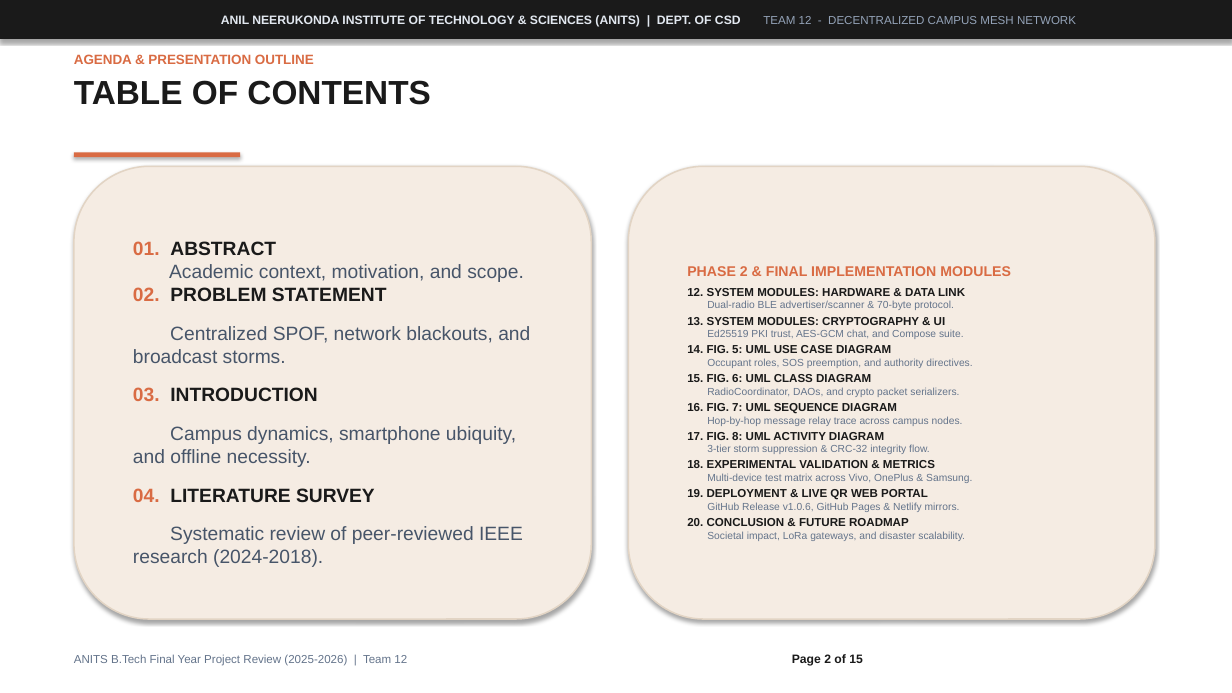
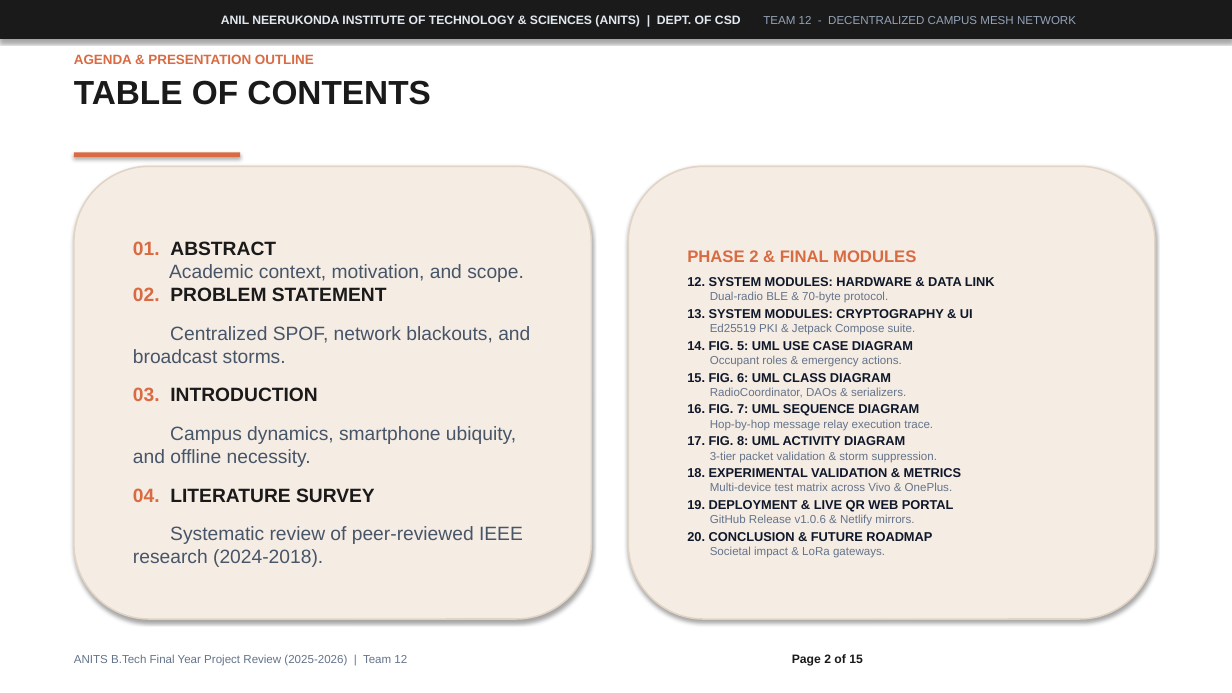
Before and after one commit to 047harry/anits-campus-mesh, a slide deck: slide 2 of ppts/final-2.pptx. Drawn at 1232x693 pixels with LibreOffice and Linux fonts; fonts in the diff are those of the drawing. Boxes give left, top, right and bottom in pixels: in the first picture for what was removed or moved away, otherwise in the second. Text is boxed around its words. In the diff, an @@ line names an element or a change of style, - is before the commit and + after.

Commit message:
docs(ppt): optimize final-2.pptx for readability with 12-14pt bold text, concise bullets, and enlarged UML figures

```diff
--- a/ppts/final-2.pptx
+++ b/ppts/final-2.pptx
@@ text in rounded rectangle at [687, 250, 916, 262]: text changed; size 11 to 13 pt @@
-PHASE 2 & FINAL IMPLEMENTATION MODULES
+PHASE 2 & FINAL MODULES
@@ text in rounded rectangle at [687, 277, 995, 541]: size 9 to 10 pt, text colour #1A1A1A to #0F172A in "12. SYSTEM MODULES: HARDWARE & DATA LINK", "13. SYSTEM MODULES: CRYPTOGRAPHY & UI", "14. FIG. 5: UML USE CASE DIAGRAM", "15. FIG. 6: UML CLASS DIAGRAM" and 5 more places @@
@@ text in rounded rectangle at [710, 291, 888, 303]: text changed; size 8 to 9 pt @@
-Dual-radio BLE advertiser/scanner & 70-byte protocol.
+Dual-radio BLE & 70-byte protocol.
@@ text in rounded rectangle at [710, 323, 916, 335]: text changed; size 8 to 9 pt @@
-Ed25519 PKI trust, AES-GCM chat, and Compose suite.
+Ed25519 PKI & Jetpack Compose suite.
@@ text in rounded rectangle at [710, 355, 902, 367]: text changed; size 8 to 9 pt @@
-Occupant roles, SOS preemption, and authority directives.
+Occupant roles & emergency actions.
@@ text in rounded rectangle at [710, 387, 906, 397]: text changed; size 8 to 9 pt @@
-RadioCoordinator, DAOs, and crypto packet serializers.
+RadioCoordinator, DAOs & serializers.
@@ text in rounded rectangle at [710, 419, 933, 431]: text changed; size 8 to 9 pt @@
-Hop-by-hop message relay trace across campus nodes.
+Hop-by-hop message relay execution trace.
@@ text in rounded rectangle at [710, 451, 937, 463]: text changed; size 8 to 9 pt @@
-3-tier storm suppression & CRC-32 integrity flow.
+3-tier packet validation & storm suppression.
@@ text in rounded rectangle at [710, 482, 953, 491]: text changed; size 8 to 9 pt @@
-Multi-device test matrix across Vivo, OnePlus & Samsung.
+Multi-device test matrix across Vivo & OnePlus.
@@ text in rounded rectangle at [710, 514, 914, 526]: text changed; size 8 to 9 pt @@
-GitHub Release v1.0.6, GitHub Pages & Netlify mirrors.
+GitHub Release v1.0.6 & Netlify mirrors.
@@ text in rounded rectangle at [710, 546, 885, 558]: text changed; size 8 to 9 pt @@
-Societal impact, LoRa gateways, and disaster scalability.
+Societal impact & LoRa gateways.
```
Also in this commit, not shown: 10 other slides changed, 5 other files.
